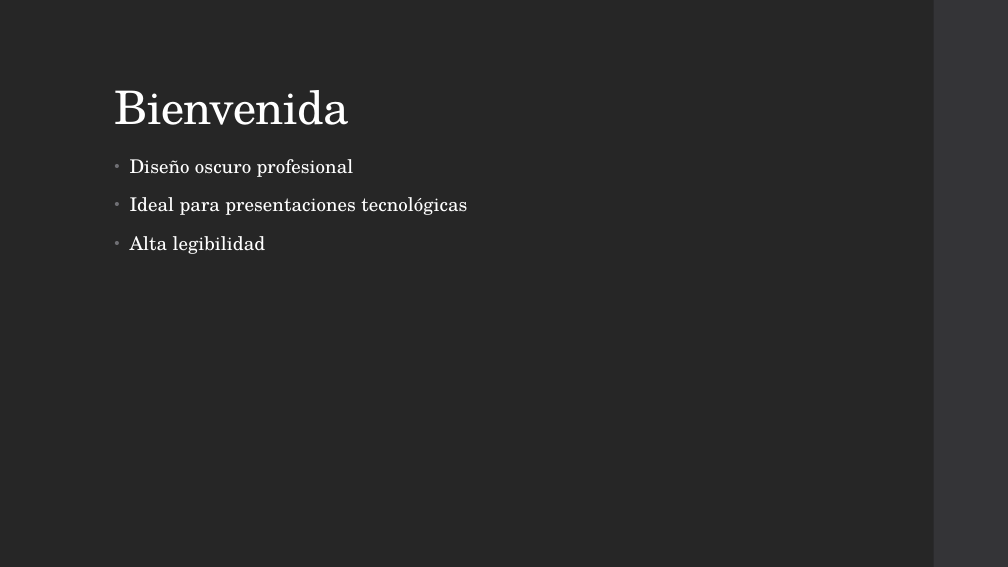
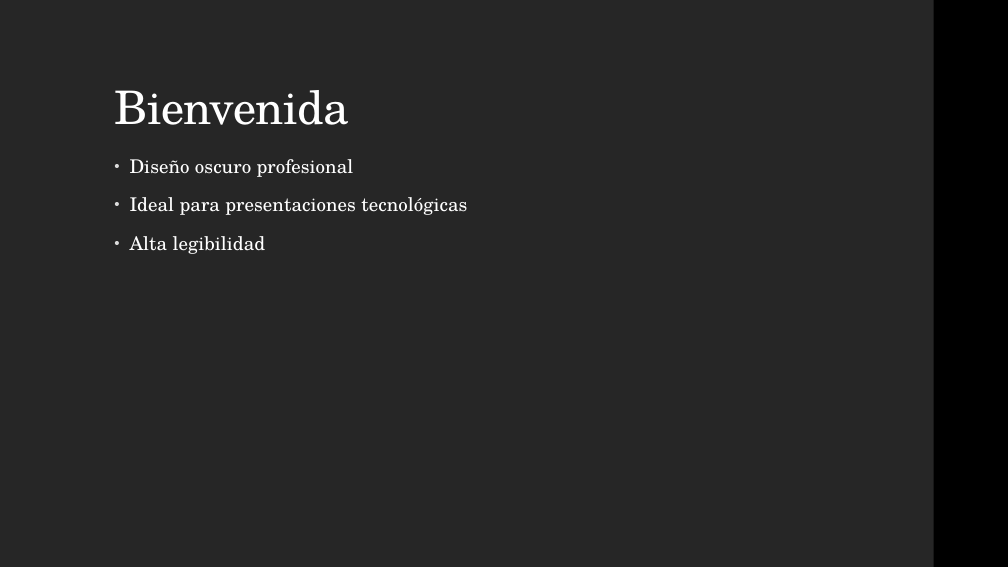
Before and after one commit to braulio-dev/Slidecraft, a slide deck: slide 2 of templates/modern_dark.pptx. Drawn at 1008x567 pixels with LibreOffice and Linux fonts; fonts in the diff are those of the drawing. Boxes give left, top, right and bottom in pixels: in the first picture for what was removed or moved away, otherwise in the second. Text is boxed around its words. In the diff, an @@ line names an element or a change of style, - is before the commit and + after.

```diff
--- a/templates/modern_dark.pptx
+++ b/templates/modern_dark.pptx
@@ rectangle at (933,0,1008,566): fill #353537 to #000000 @@
@@ text "Diseño oscuro profesional" at (130,159,467,254): bullet colour #6F6F74 to #DDDDDD @@
```
Also in this commit, not shown: 2 other slides changed, 9 other files.
